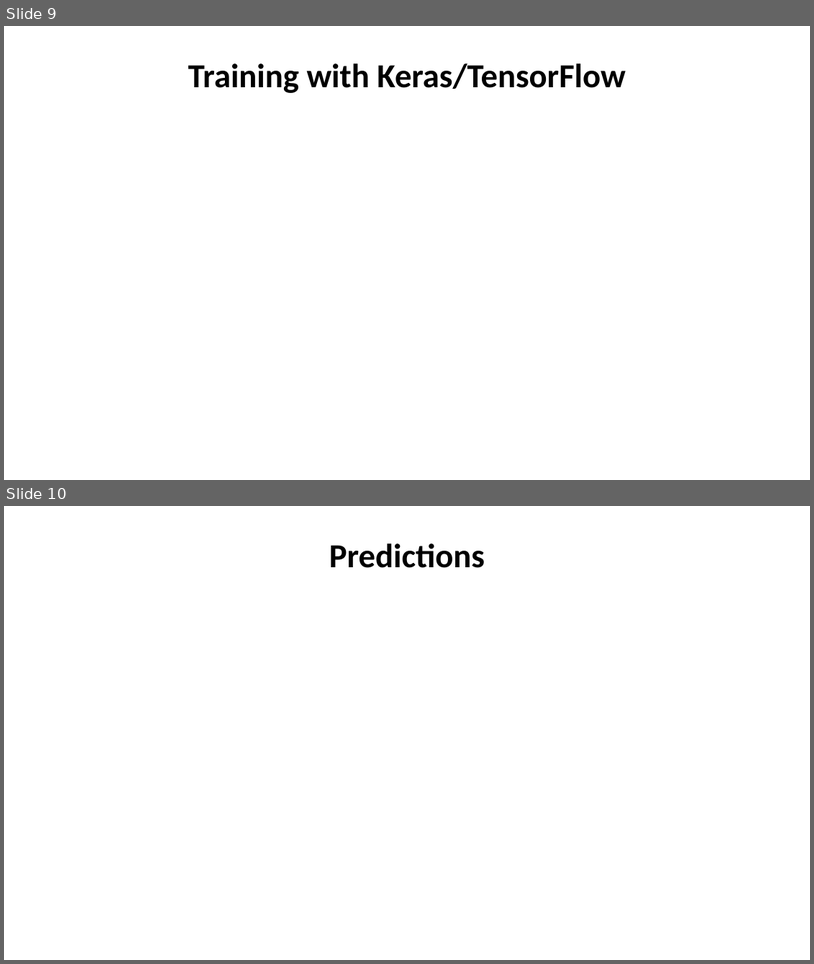
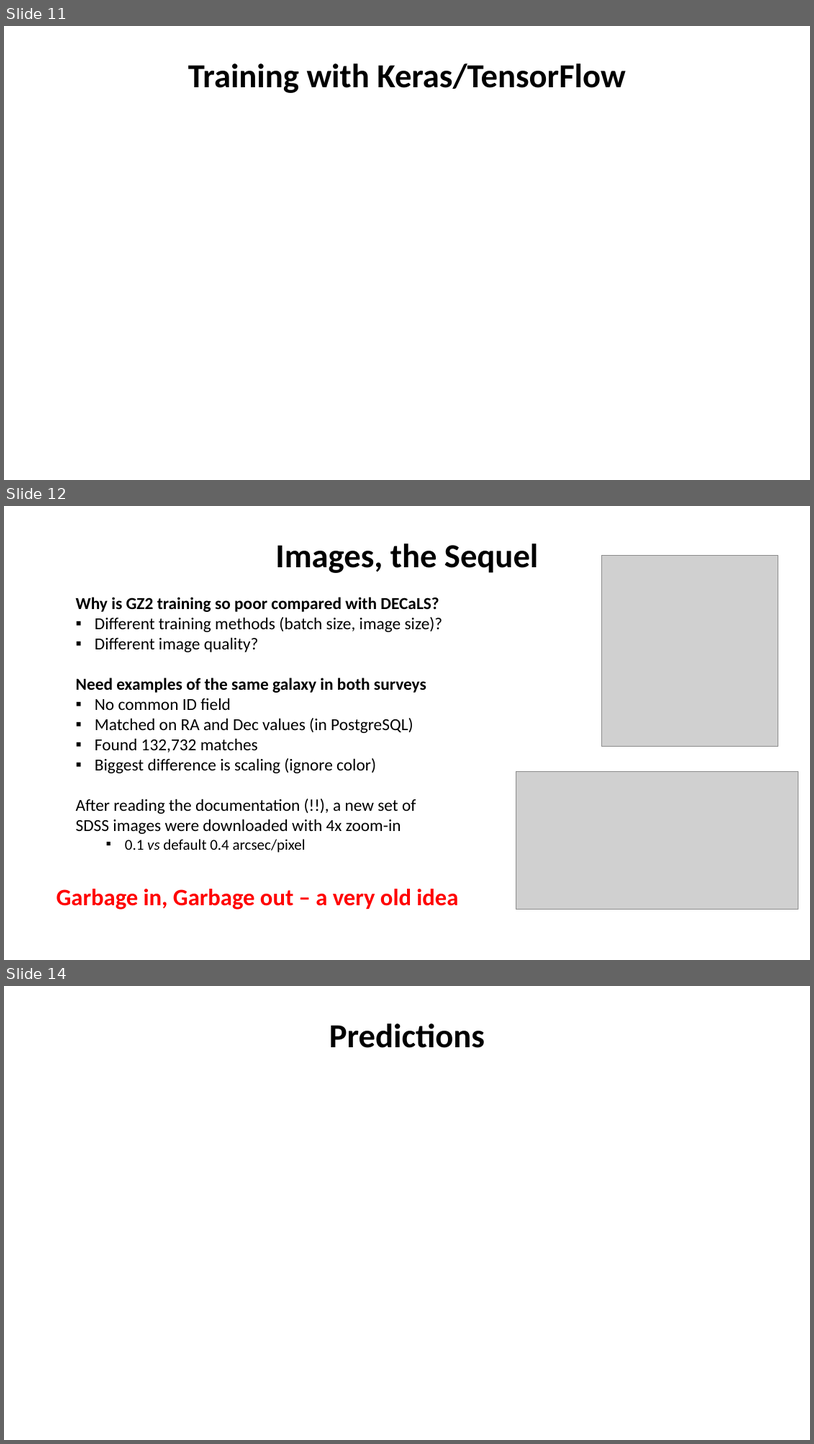
Before and after one commit to colinleach/proj502, a slide deck: project_report/Colin Leach project for ASTR 502.pptx. Shown one above the other, each under a label of ours: slides 9 and 10 before the commit, slides 11, 12 and 14 after it; the slides between them are not shown. The pictures are 814x964 and 814x1444 pixels, drawn with LibreOffice and Linux fonts; fonts in the diff are those of the drawing; grey boxes stand for pictures. Boxes give left, top, right and bottom in pixels: in the first picture for what was removed or moved away, otherwise in the second. Text is boxed around its words. In the diff, an @@ line names an element or a change of style, - is before the commit and + after.

```diff
--- a/project_report/Colin Leach project for ASTR 502.pptx
+++ b/project_report/Colin Leach project for ASTR 502.pptx
@@ slide 12 added at [4, 506, 810, 960], background #FFFFFF @@
@@ title added at [275, 543, 538, 573], 40 pt, text #000000, bold @@
+Images, the Sequel
@@ picture added at [602, 556, 778, 746] @@
@@ text added at [76, 597, 443, 852], 20 pt, text #000000 @@
+Why is GZ2 training so poor compared with DECaLS?
+▪ Different training methods (batch size, image size)?
+▪ Different image quality?
+Need examples of the same galaxy in both surveys
+▪ No common ID field
+▪ Matched on RA and Dec values (in PostgreSQL)
+▪ Found 132,732 matches
+▪ Biggest difference is scaling (ignore color)
+After reading the documentation (!!), a new set of SDSS images were downloaded with 4x zoom-in
+  ▪ 0.1 vs default 0.4 arcsec/pixel
@@ picture added at [517, 772, 799, 909] @@
@@ text added at [57, 888, 458, 909], 28 pt, text #FF0000, bold @@
+Garbage in, Garbage out – a very old idea
@@ what was slide 9 is now slide 11 @@
@@ what was slide 10 is now slide 14 @@
```
Also in this commit, not shown: 3 slides changed, 3 other slides added, 3 other files.
